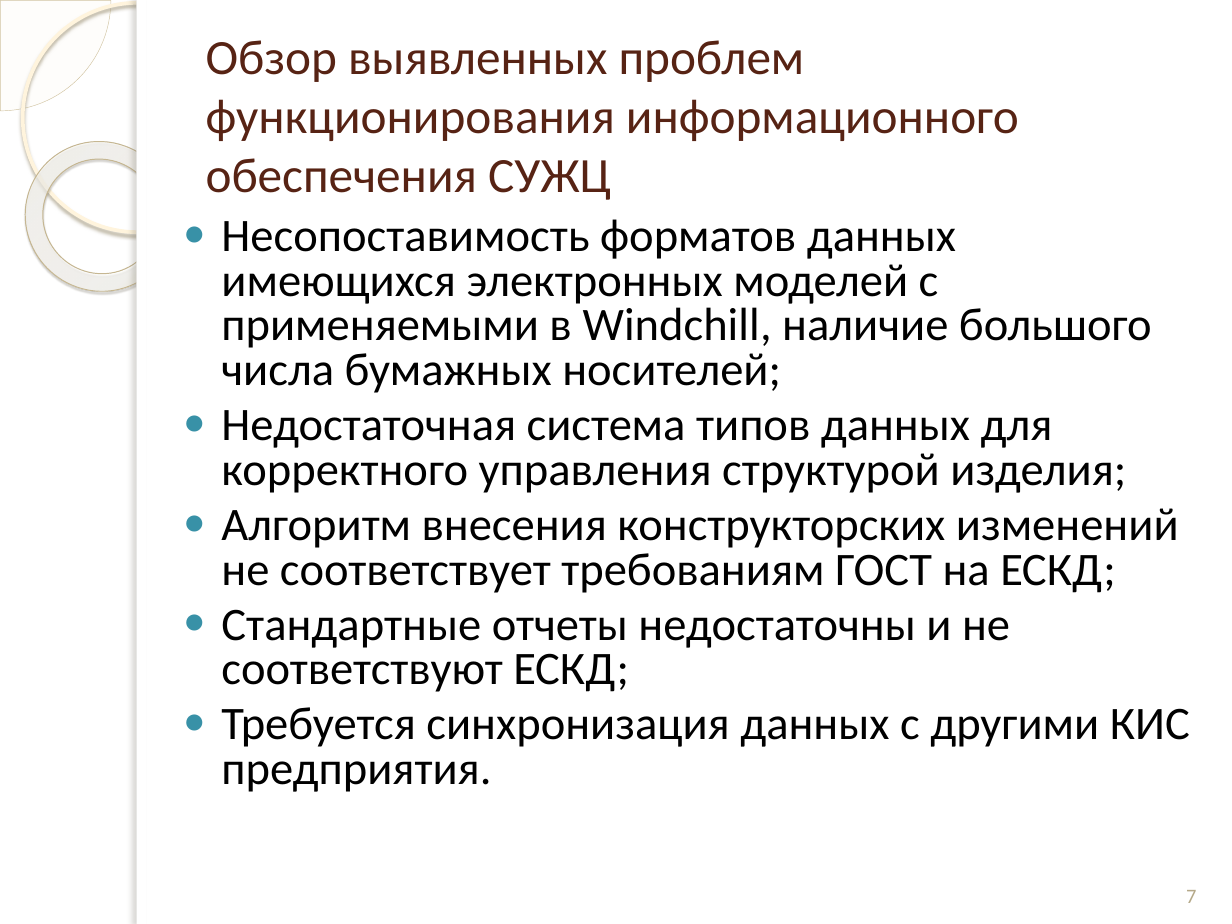
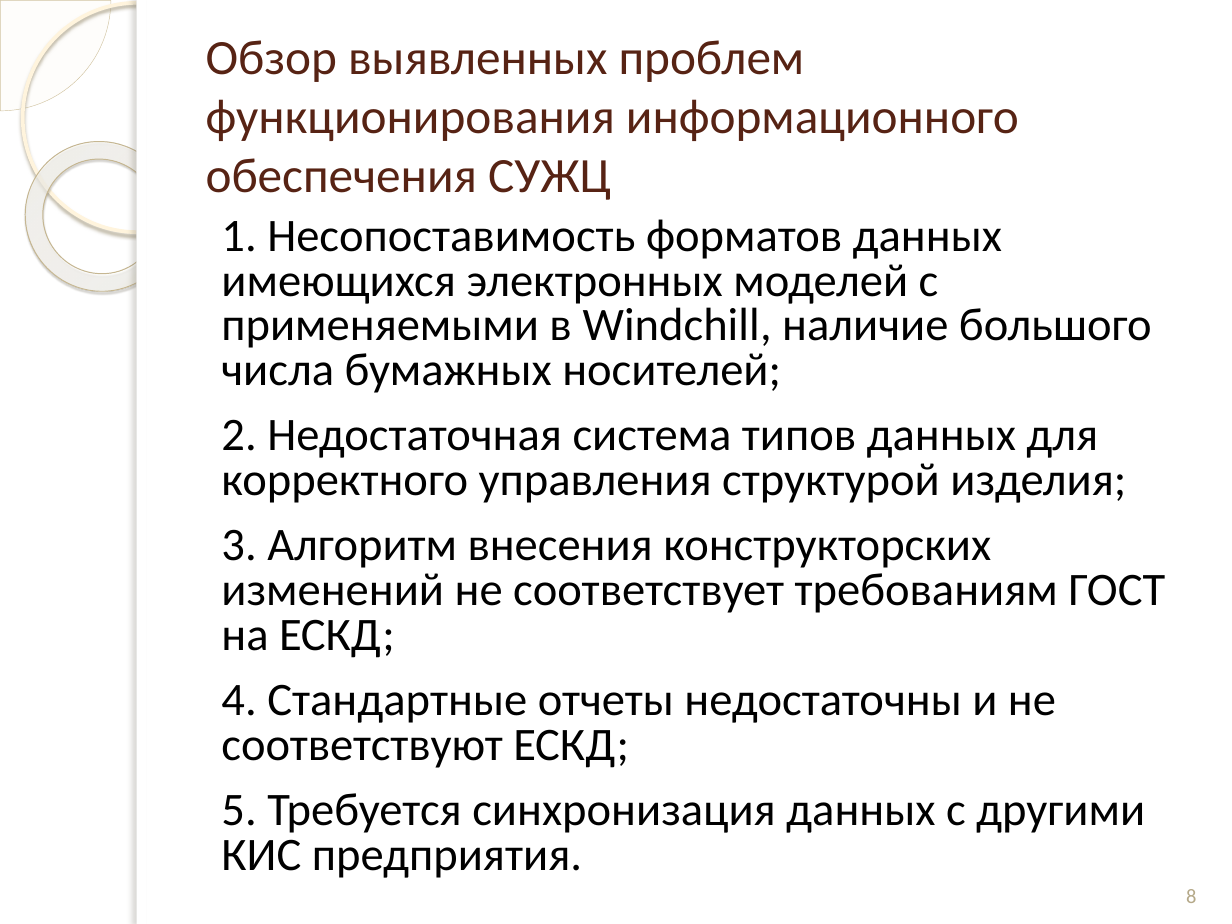
Before and after one commit to andreytemn/university, a slide deck: slide 8 of diplom/Темников раздатки к диплому.pptx (slide 7 before the commit). Drawn at 1232x924 pixels with LibreOffice and Linux fonts; fonts in the diff are those of the drawing; background and template pictures are left out. Boxes give left, top, right and bottom in pixels: in the first picture for what was removed or moved away, otherwise in the second. Text is boxed around its words. In the diff, an @@ line names an element or a change of style, - is before the commit and + after.

```diff
--- a/diplom/Темников раздатки к диплому.pptx
+++ b/diplom/Темников раздатки к диплому.pptx
@@ text at box(221, 219, 1165, 878): text changed @@
-● Несопоставимость форматов данных имеющихся электронных моделей с применяемыми в Windchill, наличие большого числа бумажных носителей;
-● Недостаточная система типов данных для корректного управления структурой изделия;
-● Алгоритм внесения конструкторских изменений не соответствует требованиям ГОСТ на ЕСКД;
-● Стандартные отчеты недостаточны и не соответствуют ЕСКД;
-● Требуется синхронизация данных с другими КИС предприятия.
+1. Несопоставимость форматов данных имеющихся электронных моделей с применяемыми в Windchill, наличие большого числа бумажных носителей;
+2. Недостаточная система типов данных для корректного управления структурой изделия;
+3. Алгоритм внесения конструкторских изменений не соответствует требованиям ГОСТ на ЕСКД;
+4. Стандартные отчеты недостаточны и не соответствуют ЕСКД;
+5. Требуется синхронизация данных с другими КИС предприятия.
@@ page number at box(1186, 889, 1196, 903): text changed @@
-7
+8
```
Also in this commit, not shown: 8 other slides changed, 3 slides added, 59 other files.
